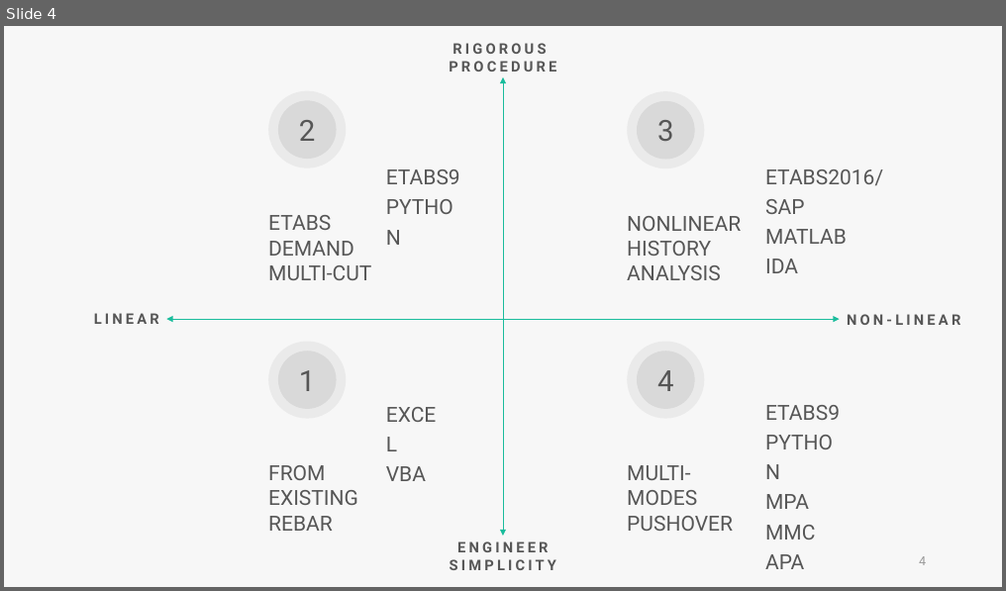
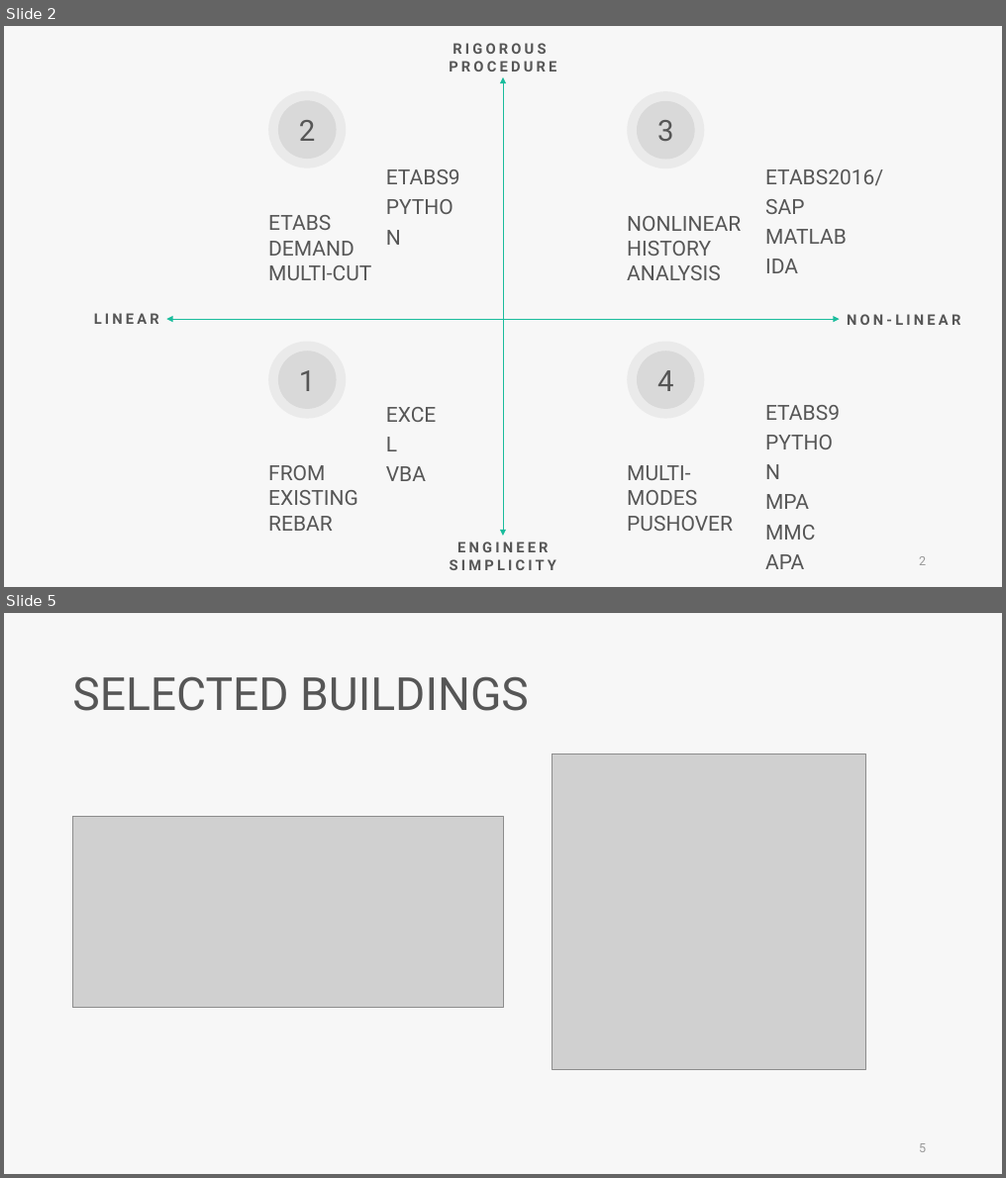
Before and after one commit to skyran1278/VbaProject, a slide deck: 20180126_SmartCut/20181025_Meeting/20181025 Meeting.pptx. Shown one above the other, each under a label of ours: slide 4 before the commit, slides 2 and 5 after it; the slides between them are not shown. The pictures are 1006x591 and 1006x1178 pixels, drawn with LibreOffice and Linux fonts; fonts in the diff are those of the drawing; grey boxes stand for pictures. Boxes give left, top, right and bottom in pixels: in the first picture for what was removed or moved away, otherwise in the second. Text is boxed around its words. In the diff, an @@ line names an element or a change of style, - is before the commit and + after.

```diff
--- a/20180126_SmartCut/20181025_Meeting/20181025 Meeting.pptx
+++ b/20180126_SmartCut/20181025_Meeting/20181025 Meeting.pptx
@@ slide 5 added at bbox=[4, 613, 1002, 1174], background #F7F7F7 @@
@@ text added at bbox=[72, 676, 529, 711], 44 pt, text #565656 @@
+SELECTED BUILDINGS
@@ picture added at bbox=[552, 755, 866, 1069] @@
@@ picture added at bbox=[73, 816, 503, 1008] @@
@@ page number added at bbox=[919, 1144, 926, 1153], 12 pt, text #9A9A9A @@
+5
@@ what was slide 4 is now slide 2 @@
@@ page number at bbox=[919, 557, 926, 566]: text changed @@
-4
+2
```
Also in this commit, not shown: 3 slides changed, 7 other slides added, 1 slide removed, 1 other file.
